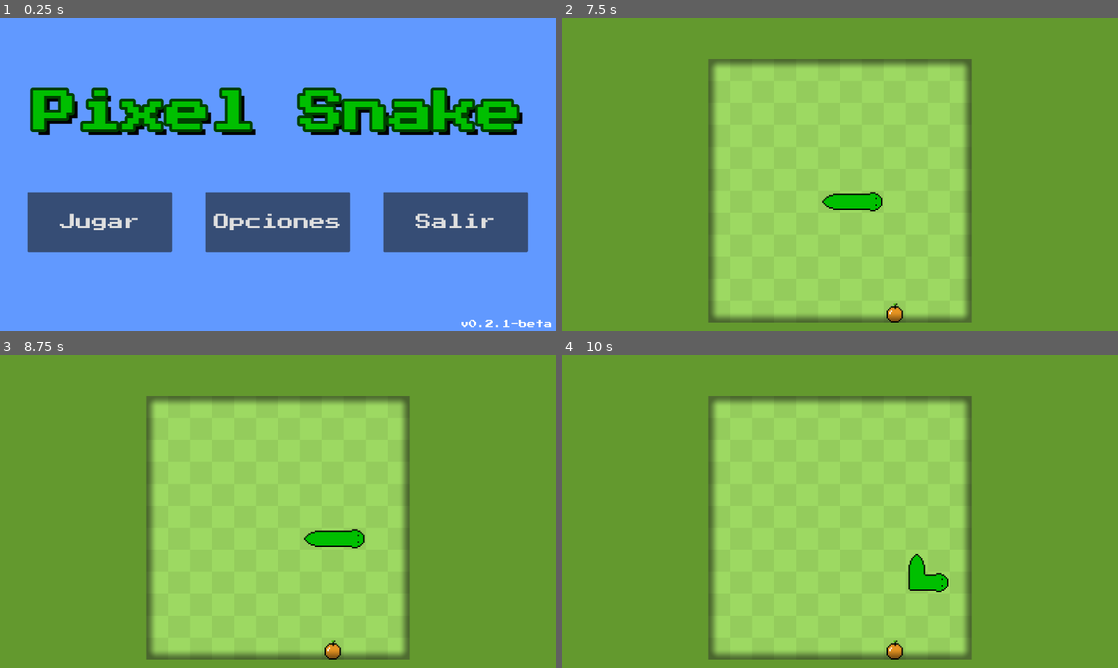
Above: before the commit, frames 1-4 (two rows, left to right).
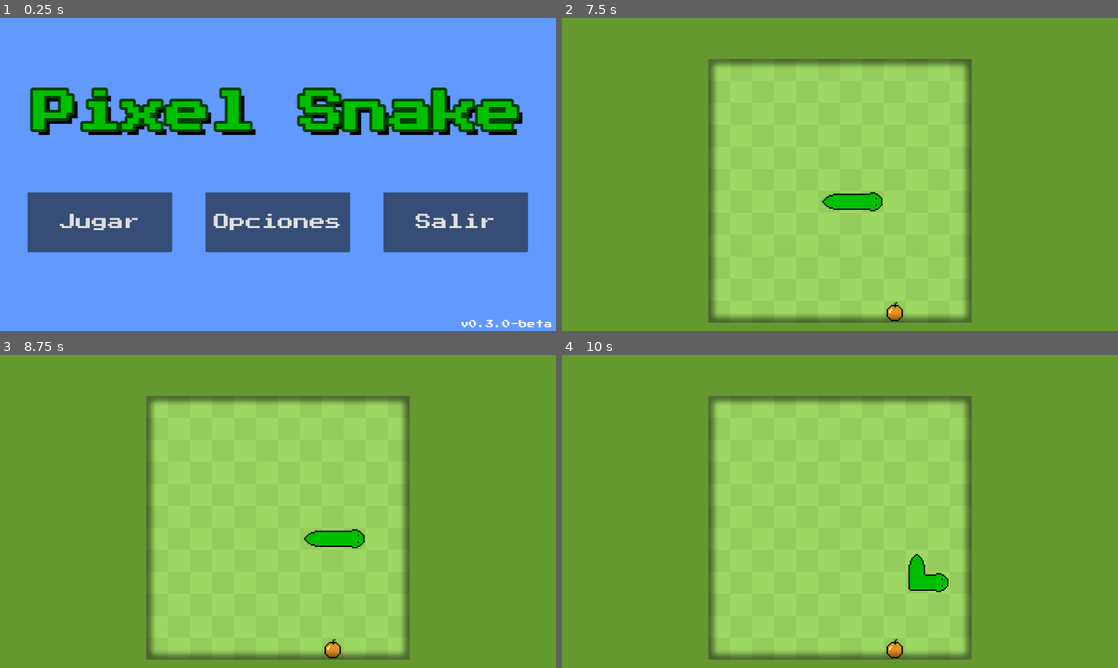
Above: after the commit, the same moments.

Repository: iTzFireFoxX/Godot-Snake
Game: Godot game, scene res://scenes/main_menu.tscn
Same seed, same stepped clock (60 frames per second), same inputs: the game is played once before the commit and once after it.
Inputs:
- Up to frame 1 (0.25 s): no input
- Up to frame 2 (7.5 s): click "Opciones" at 0.5 s; click "< Volver" at 1.25 s; click "Jugar" at 2 s; click "Si" at 2.75 s; click "No" at 3.5 s; click "Normal" at 4.25 s; click "Normal" at 5 s; click "Normal" at 5.75 s; click "Normal" at 6.5 s; click "Jugar >" at 7.25 s
- Up to frame 3 (8.75 s): hold D (move_right) from 8.03 s (still down)
- Up to frame 4 (10 s): tap Enter at 8.75 s; release D (move_right) at 8.78 s; hold S (move_down) 8.78-9.53 s; hold D (move_right) from 9.53 s (still down)

The runs differ from the first frame. In frame 1, less than 0.1% of the frame differs, in the area x 87-92%, y 96-99%; in frame 2, less than 0.1%, in the area x 58-62%, y 90-98%; in frame 3, less than 0.1%; in frame 4, less than 0.1%.

Commit message:
Opcion para pantalla completa

Diff:
--- a/project.godot
+++ b/project.godot
@@ -16,7 +16,7 @@
 
 config/name="Godot Snake"
 config/description="El clásico juego Snake recreado desde cero en Godot"
-config/version="0.2.1-beta"
+config/version="0.3.0-beta"
 run/main_scene="uid://hpkwrv04k2gf"
 config/features=PackedStringArray("4.7", "GL Compatibility")
 config/icon="res://icon.svg"
--- a/scenes/Game.tscn
+++ b/scenes/Game.tscn
@@ -22,7 +22,6 @@
 
 [node name="Food" type="Node2D" parent="." unique_id=2058858479]
 unique_name_in_owner = true
-position = Vector2(0, 1)
 script = ExtResource("3_lbhrr")
 
 [node name="Camera" type="Camera2D" parent="." unique_id=590421902]
--- a/scenes/options_menu.tscn
+++ b/scenes/options_menu.tscn
@@ -2,6 +2,15 @@
 
 [ext_resource type="Script" uid="uid://dvcqjkecg8v44" path="res://scripts/options_menu.gd" id="1_bdakn"]
 [ext_resource type="FontFile" uid="uid://eoohfrwomb6v" path="res://assets/fonts/PressStart2P-Regular.ttf" id="2_e67m1"]
+[ext_resource type="Script" uid="uid://bolo6tptdeqah" path="res://scripts/video_tab_menu.gd" id="3_hm4m4"]
+[ext_resource type="Script" uid="uid://ceniowmwfwxg5" path="res://scripts/full_screen_option.gd" id="4_lfjc7"]
+
+[sub_resource type="ButtonGroup" id="ButtonGroup_hm4m4"]
+
+[sub_resource type="ButtonGroup" id="ButtonGroup_lfjc7"]
+
+[sub_resource type="StyleBoxLine" id="StyleBoxLine_ut0wk"]
+thickness = 4
 
 [node name="OptionsMenu" type="Control" unique_id=1961135705]
 layout_mode = 3
@@ -12,7 +21,7 @@
 grow_vertical = 2
 script = ExtResource("1_bdakn")
 
-[node name="AspectRatioContainer" type="AspectRatioContainer" parent="." unique_id=671636450]
+[node name="OptionsMenuARContainer" type="AspectRatioContainer" parent="." unique_id=1324953415]
 layout_mode = 1
 anchors_preset = 15
 anchor_right = 1.0
@@ -21,36 +30,181 @@
 grow_vertical = 2
 ratio = 1.7778
 
-[node name="OptionsMenuControl" type="Control" parent="AspectRatioContainer" unique_id=1516227303]
-layout_mode = 2
-
-[node name="OptionsMenuPanel" type="Panel" parent="AspectRatioContainer/OptionsMenuControl" unique_id=948669782]
-layout_mode = 1
-anchors_preset = -1
-anchor_left = 0.03
-anchor_top = 0.05
-anchor_right = 0.97
-anchor_bottom = 0.95
-grow_horizontal = 2
-grow_vertical = 2
-
-[node name="OptionsMenuTitle" type="Label" parent="AspectRatioContainer/OptionsMenuControl/OptionsMenuPanel" unique_id=1478671123]
+[node name="OptionsMenuControl" type="Control" parent="OptionsMenuARContainer" unique_id=1585659977]
+layout_mode = 2
+
+[node name="OptionsMenuPanel" type="Panel" parent="OptionsMenuARContainer/OptionsMenuControl" unique_id=1912355458]
+layout_mode = 1
+anchors_preset = -1
+anchor_left = 0.02
+anchor_top = 0.04
+anchor_right = 0.98
+anchor_bottom = 0.96
+offset_left = -1.1999999
+offset_top = -2.0
+offset_right = -1.2000008
+offset_bottom = -2.0
+grow_horizontal = 2
+grow_vertical = 2
+metadata/_edit_use_anchors_ = true
+
+[node name="OptionsMenuTitle" type="Label" parent="OptionsMenuARContainer/OptionsMenuControl/OptionsMenuPanel" unique_id=1880207021]
 layout_mode = 1
 anchors_preset = -1
 anchor_left = 0.5
-anchor_top = 0.04
+anchor_top = 0.03
 anchor_right = 0.5
-anchor_bottom = 0.04
-offset_left = -128.0
-offset_right = 128.0
-offset_bottom = 32.0
-grow_horizontal = 2
+anchor_bottom = 0.03
+offset_left = -396.0
+offset_right = 396.0
+offset_bottom = 36.000004
+grow_horizontal = 2
+theme_override_constants/outline_size = 24
 theme_override_fonts/font = ExtResource("2_e67m1")
 theme_override_font_sizes/font_size = 36
-text = "Opciones (WIP)"
+text = "Opciones"
 horizontal_alignment = 1
 
-[node name="Back" type="Button" parent="AspectRatioContainer/OptionsMenuControl/OptionsMenuPanel" unique_id=1934803384]
+[node name="OptionsMenuTabButtons" type="HBoxContainer" parent="OptionsMenuARContainer/OptionsMenuControl/OptionsMenuPanel" unique_id=1046128474]
+layout_mode = 1
+anchors_preset = -1
+anchor_left = 0.02
+anchor_top = 0.12
+anchor_right = 0.98
+anchor_bottom = 0.2
+grow_horizontal = 2
+theme_override_constants/separation = 64
+
+[node name="VideoTab" type="Button" parent="OptionsMenuARContainer/OptionsMenuControl/OptionsMenuPanel/OptionsMenuTabButtons" unique_id=701290260]
+unique_name_in_owner = true
+layout_mode = 2
+size_flags_horizontal = 3
+theme_override_fonts/font = ExtResource("2_e67m1")
+theme_override_font_sizes/font_size = 32
+toggle_mode = true
+button_group = SubResource("ButtonGroup_hm4m4")
+text = "Video"
+
+[node name="AudioTab" type="Button" parent="OptionsMenuARContainer/OptionsMenuControl/OptionsMenuPanel/OptionsMenuTabButtons" unique_id=2014330461]
+unique_name_in_owner = true
+layout_mode = 2
+size_flags_horizontal = 3
+theme_override_fonts/font = ExtResource("2_e67m1")
+theme_override_font_sizes/font_size = 32
+disabled = true
+toggle_mode = true
+button_group = SubResource("ButtonGroup_hm4m4")
+text = "Sonido (WIP)"
+
+[node name="TabPanel" type="Panel" parent="OptionsMenuARContainer/OptionsMenuControl/OptionsMenuPanel" unique_id=1399301657]
+layout_mode = 1
+anchors_preset = -1
+anchor_left = 0.02
+anchor_top = 0.24
+anchor_right = 0.98
+anchor_bottom = 0.85
+grow_horizontal = 2
+grow_vertical = 2
+
+[node name="VideoTabMenu" type="ScrollContainer" parent="OptionsMenuARContainer/OptionsMenuControl/OptionsMenuPanel/TabPanel" unique_id=371757780]
+unique_name_in_owner = true
+layout_mode = 1
+anchors_preset = -1
+anchor_right = 1.0
+anchor_bottom = 1.0
+grow_horizontal = 2
+grow_vertical = 2
+follow_focus = true
+draw_focus_border = true
+scroll_hint_mode = 1
+script = ExtResource("3_hm4m4")
+
+[node name="VideoTabVBContainer" type="VBoxContainer" parent="OptionsMenuARContainer/OptionsMenuControl/OptionsMenuPanel/TabPanel/VideoTabMenu" unique_id=461306661]
+layout_mode = 2
+size_flags_horizontal = 3
+size_flags_vertical = 3
+
+[node name="FullScreenOption" type="Control" parent="OptionsMenuARContainer/OptionsMenuControl/OptionsMenuPanel/TabPanel/VideoTabMenu/VideoTabVBContainer" unique_id=255970662]
+unique_name_in_owner = true
+custom_minimum_size = Vector2(0, 96)
+layout_mode = 2
+script = ExtResource("4_lfjc7")
+
+[node name="FullScreenLabel" type="Label" parent="OptionsMenuARContainer/OptionsMenuControl/OptionsMenuPanel/TabPanel/VideoTabMenu/VideoTabVBContainer/FullScreenOption" unique_id=1746724665]
+layout_mode = 1
+anchors_preset = -1
+anchor_left = 0.02
+anchor_right = 0.25
+anchor_bottom = 1.0
+grow_horizontal = 2
+grow_vertical = 2
+theme_override_constants/outline_size = 24
+theme_override_fonts/font = ExtResource("2_e67m1")
+theme_override_font_sizes/font_size = 24
+text = "Pantalla completa"
+vertical_alignment = 1
+autowrap_mode = 3
+
+[node name="FullScreenButtons" type="HBoxContainer" parent="OptionsMenuARContainer/OptionsMenuControl/OptionsMenuPanel/TabPanel/VideoTabMenu/VideoTabVBContainer/FullScreenOption" unique_id=1009438889]
+layout_mode = 1
+anchors_preset = -1
+anchor_left = 0.25
+anchor_top = 0.5
+anchor_right = 0.98
+anchor_bottom = 0.5
+grow_horizontal = 2
+grow_vertical = 2
+size_flags_horizontal = 3
+size_flags_vertical = 3
+theme_override_constants/separation = 24
+alignment = 1
+
+[node name="FSYes" type="Button" parent="OptionsMenuARContainer/OptionsMenuControl/OptionsMenuPanel/TabPanel/VideoTabMenu/VideoTabVBContainer/FullScreenOption/FullScreenButtons" unique_id=487572929]
+unique_name_in_owner = true
+custom_minimum_size = Vector2(128, 48)
+layout_mode = 2
+theme_override_fonts/font = ExtResource("2_e67m1")
+theme_override_font_sizes/font_size = 22
+toggle_mode = true
+keep_pressed_outside = true
+button_group = SubResource("ButtonGroup_lfjc7")
+text = "Si"
+
+[node name="FSNo" type="Button" parent="OptionsMenuARContainer/OptionsMenuControl/OptionsMenuPanel/TabPanel/VideoTabMenu/VideoTabVBContainer/FullScreenOption/FullScreenButtons" unique_id=684806411]
+unique_name_in_owner = true
+custom_minimum_size = Vector2(128, 48)
+layout_mode = 2
+theme_override_fonts/font = ExtResource("2_e67m1")
+theme_override_font_sizes/font_size = 22
+toggle_mode = true
+keep_pressed_outside = true
+button_group = SubResource("ButtonGroup_lfjc7")
+text = "No"
+
+[node name="HSeparator" type="HSeparator" parent="OptionsMenuARContainer/OptionsMenuControl/OptionsMenuPanel/TabPanel/VideoTabMenu/VideoTabVBContainer" unique_id=521860379]
+visible = false
+layout_mode = 2
+theme_override_styles/separator = SubResource("StyleBoxLine_ut0wk")
+
+[node name="AudioTabMenu" type="ScrollContainer" parent="OptionsMenuARContainer/OptionsMenuControl/OptionsMenuPanel/TabPanel" unique_id=623094354]
+unique_name_in_owner = true
+visible = false
+layout_mode = 1
+anchors_preset = 15
+anchor_right = 1.0
+anchor_bottom = 1.0
+grow_horizontal = 2
+grow_vertical = 2
+follow_focus = true
+draw_focus_border = true
+scroll_hint_mode = 1
+
+[node name="AudioTabVBContainer" type="VBoxContainer" parent="OptionsMenuARContainer/OptionsMenuControl/OptionsMenuPanel/TabPanel/AudioTabMenu" unique_id=358134870]
+layout_mode = 2
+size_flags_horizontal = 3
+size_flags_vertical = 3
+
+[node name="Back" type="Button" parent="OptionsMenuARContainer/OptionsMenuControl/OptionsMenuPanel" unique_id=1105777959]
 layout_mode = 1
 anchors_preset = -1
 anchor_left = 0.02
@@ -64,20 +218,10 @@
 theme_override_font_sizes/font_size = 26
 text = "< Volver"
 
-[node name="Save" type="Button" parent="AspectRatioContainer/OptionsMenuControl/OptionsMenuPanel" unique_id=1839470722]
-layout_mode = 1
-anchors_preset = -1
-anchor_left = 0.98
-anchor_top = 0.96
-anchor_right = 0.98
-anchor_bottom = 0.96
-offset_left = -272.0
-offset_top = -58.0
-grow_horizontal = 0
-grow_vertical = 0
-theme_override_fonts/font = ExtResource("2_e67m1")
-theme_override_font_sizes/font_size = 26
-text = "Guardar >"
-
 [connection signal="draw" from="." to="." method="_on_draw"]
-[connection signal="pressed" from="AspectRatioContainer/OptionsMenuControl/OptionsMenuPanel/Back" to="." method="_on_back_pressed"]
+[connection signal="draw" from="." to="OptionsMenuARContainer/OptionsMenuControl/OptionsMenuPanel/TabPanel/VideoTabMenu" method="_on_options_menu_draw"]
+[connection signal="pressed" from="OptionsMenuARContainer/OptionsMenuControl/OptionsMenuPanel/OptionsMenuTabButtons/VideoTab" to="." method="_on_video_tab_pressed"]
+[connection signal="pressed" from="OptionsMenuARContainer/OptionsMenuControl/OptionsMenuPanel/OptionsMenuTabButtons/AudioTab" to="." method="_on_audio_tab_pressed"]
+[connection signal="pressed" from="OptionsMenuARContainer/OptionsMenuControl/OptionsMenuPanel/TabPanel/VideoTabMenu/VideoTabVBContainer/FullScreenOption/FullScreenButtons/FSYes" to="OptionsMenuARContainer/OptionsMenuControl/OptionsMenuPanel/TabPanel/VideoTabMenu/VideoTabVBContainer/FullScreenOption" method="_on_fs_yes_pressed"]
+[connection signal="pressed" from="OptionsMenuARContainer/OptionsMenuControl/OptionsMenuPanel/TabPanel/VideoTabMenu/VideoTabVBContainer/FullScreenOption/FullScreenButtons/FSNo" to="OptionsMenuARContainer/OptionsMenuControl/OptionsMenuPanel/TabPanel/VideoTabMenu/VideoTabVBContainer/FullScreenOption" method="_on_fs_no_pressed"]
+[connection signal="pressed" from="OptionsMenuARContainer/OptionsMenuControl/OptionsMenuPanel/Back" to="." method="_on_back_pressed"]
--- /dev/null
+++ b/scripts/full_screen_option.gd
@@ -0,0 +1,13 @@
+extends Control
+
+
+# FullScreen Buttons
+@onready var FSYes: Button = %FSYes
+@onready var FSNo: Button = %FSNo
+
+
+func _on_fs_no_pressed() -> void:
+	DisplayServer.window_set_mode(DisplayServer.WindowMode.WINDOW_MODE_WINDOWED)
+
+func _on_fs_yes_pressed() -> void:
+	DisplayServer.window_set_mode(DisplayServer.WindowMode.WINDOW_MODE_FULLSCREEN)
--- a/scripts/options_menu.gd
+++ b/scripts/options_menu.gd
@@ -1,9 +1,28 @@
 extends Control
+
+
+@onready var VideoTab: Button = %VideoTab
+@onready var AudioTab: Button = %AudioTab
+
+
+@onready var VideoTabMenu: ScrollContainer = %VideoTabMenu
+@onready var AudioTabMenu: ScrollContainer = %AudioTabMenu
+
+
+func _on_draw() -> void:
+	VideoTab.pressed.emit()
+	VideoTab.button_pressed = true
+
+
+func _on_video_tab_pressed() -> void:
+	AudioTabMenu.hide()
+	VideoTabMenu.show()
+
+
+func _on_audio_tab_pressed() -> void:
+	VideoTabMenu.hide()
+	AudioTabMenu.show()
 
 
 func _on_back_pressed() -> void:
 	self.hide()
-
-
-func _on_draw() -> void:
-	pass
--- /dev/null
+++ b/scripts/video_tab_menu.gd
@@ -0,0 +1,11 @@
+extends ScrollContainer
+
+
+@onready var FullScreenOption = %FullScreenOption
+
+
+func _on_options_menu_draw() -> void:
+    if DisplayServer.window_get_mode() != 3:
+        FullScreenOption.FSNo.button_pressed = true
+    else:
+        FullScreenOption.FSYes.button_pressed = true
Binary file changed: assets/sprites/food/apple.png
Not shown, changed: export_presets.cfg
Not shown, added: scripts/full_screen_option.gd.uid
Not shown, added: scripts/video_tab_menu.gd.uid
